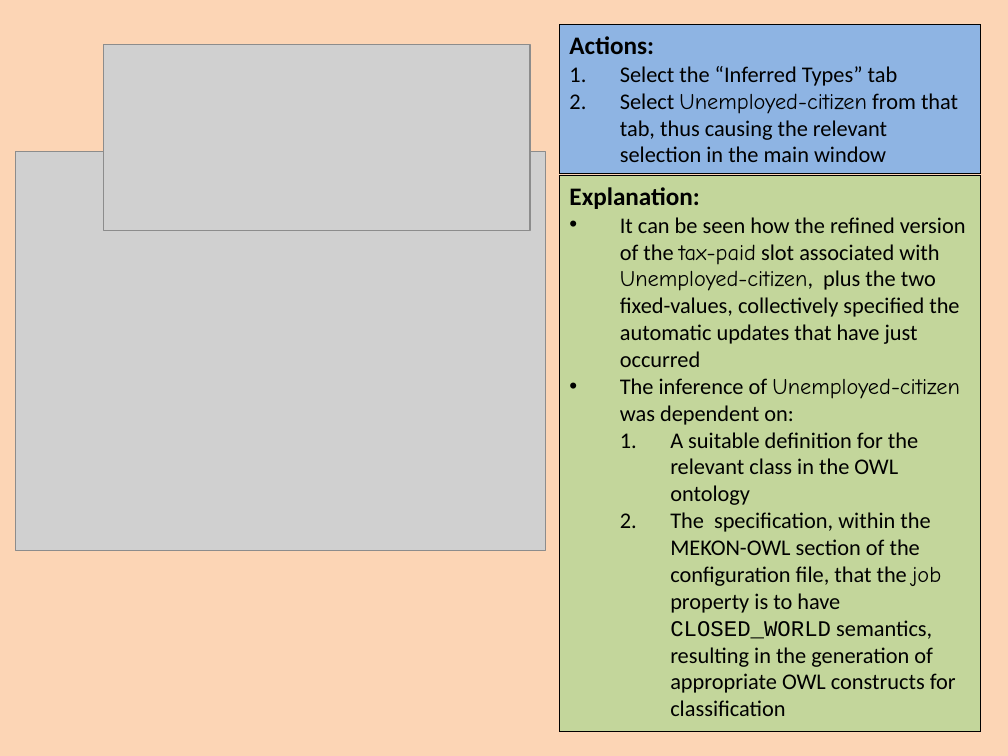
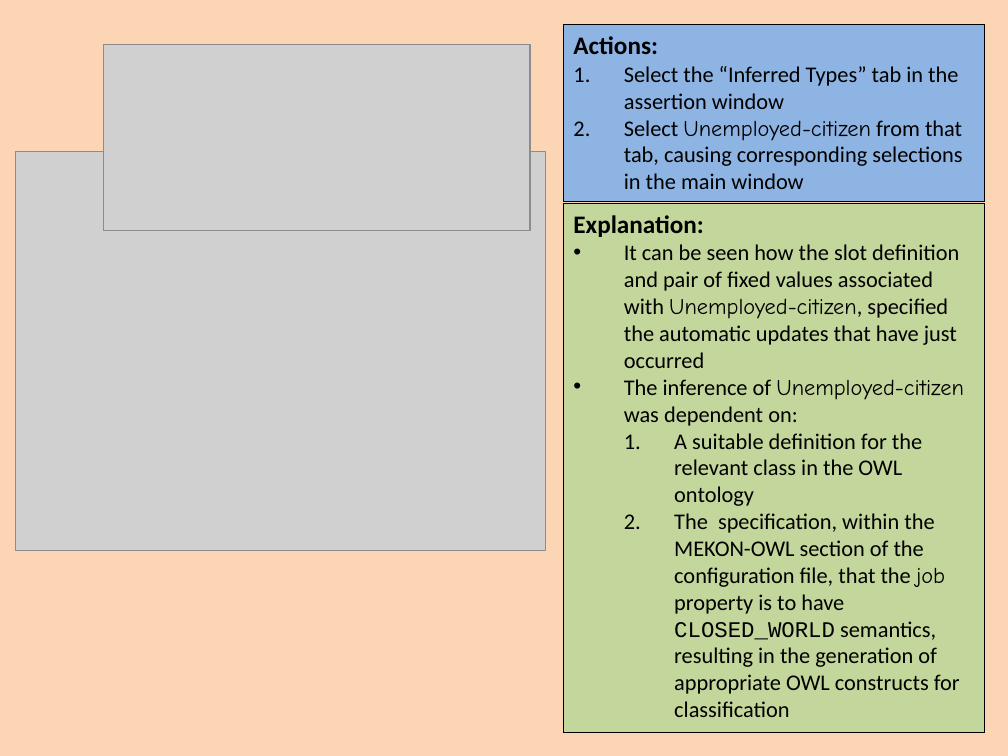
Before and after one commit to colin-puleston/mekon-hobo, a slide deck: slide 36 of docs/MEKON-HOBO Introductory Tutorial.pptx (slide 35 before the commit). Drawn at 1008x756 pixels with LibreOffice and Linux fonts; fonts in the diff are those of the drawing; grey boxes stand for pictures. Boxes give left, top, right and bottom in pixels: in the first picture for what was removed or moved away, otherwise in the second. Text is boxed around its words. In the diff, an @@ line names an element or a change of style, - is before the commit and + after.

```diff
--- a/docs/MEKON-HOBO Introductory Tutorial.pptx
+++ b/docs/MEKON-HOBO Introductory Tutorial.pptx
@@ rectangle "Actions:": place and size @@
-rectangle "Actions:" at <box>559,25,980,174</box>
+rectangle "Actions:" at <box>563,25,984,202</box>
@@ text in rectangle at <box>624,66,962,189</box>: text changed @@
-1. Select the “Inferred Types” tab
-2. Select Unemployed-citizen from that tab, thus causing the relevant selection in the main window
+1. Select the “Inferred Types” tab in the assertion window
+2. Select Unemployed-citizen from that tab, causing corresponding selections in the main window
@@ rectangle "Explanation:": place and size @@
-rectangle "Explanation:" at <box>559,175,980,732</box>
+rectangle "Explanation:" at <box>563,204,984,733</box>
@@ text in rectangle at <box>624,244,959,368</box>: text changed @@
-• It can be seen how the refined version of the tax-paid slot associated with Unemployed-citizen, plus the two fixed-values, collectively specified the automatic updates that have just occurred
+• It can be seen how the slot definition and pair of fixed values associated with Unemployed-citizen, specified the automatic updates that have just occurred
```
Also in this commit, not shown: 10 other slides changed, 1 slide added.
